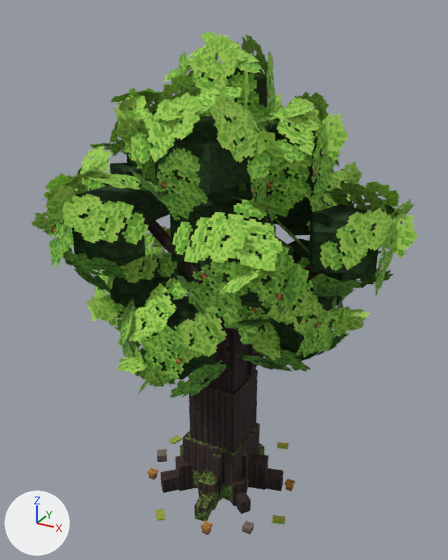
The glTF model godot-game/assets/models/trees/oak_tree.glb as it was, and as the next commit left it.
The view is the same before and after, from a camera (50 mm lens) standing at (3.81, -6.86, 6.84) and looking at (-0.06, 0.18, 3.32). Arrows for +X, +Y and +Z are at lower left; the lights stay in place. The first picture is the older version. Vertices at exactly the same position are counted once.

Objects in the first picture: 'oak_tree'.
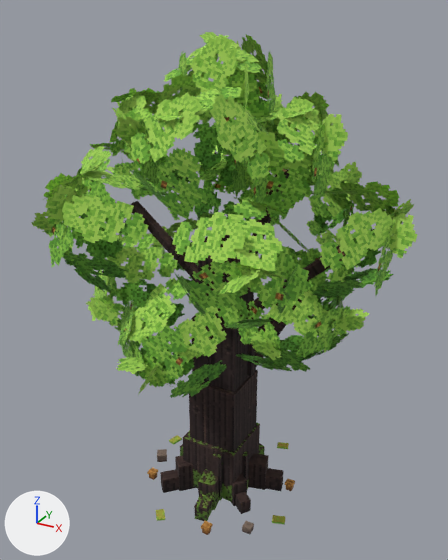
The change, as a list of edits to the scene's bpy script:
```text
Change me_oak_tree:
    used by ob_oak_tree; location = (0.0, 0.0, 0.0)
    remove me_oak_tree.from_pydata(...)  # 1352 vertices, 1184 faces; spans x -2.61..2.55, y -2.25..2.64, z -0.03..6.66
    add me_oak_tree.from_pydata(...)  # 1080 vertices, 776 faces; spans x -2.61..2.55, y -2.25..2.64, z -0.03..6.66
    me_oak_tree part 1: 34 loose pieces with 272 vertices, spanning x -2.09..2.14, y -1.86..1.99, z 2.73..6.19, are deleted
```

Where the change shows, as pixel boxes (x1, y1, x2, y2) in the pictures (448 x 560 px):
part 1 of me_oak_tree, deleted: before (72, 67, 378, 380)
